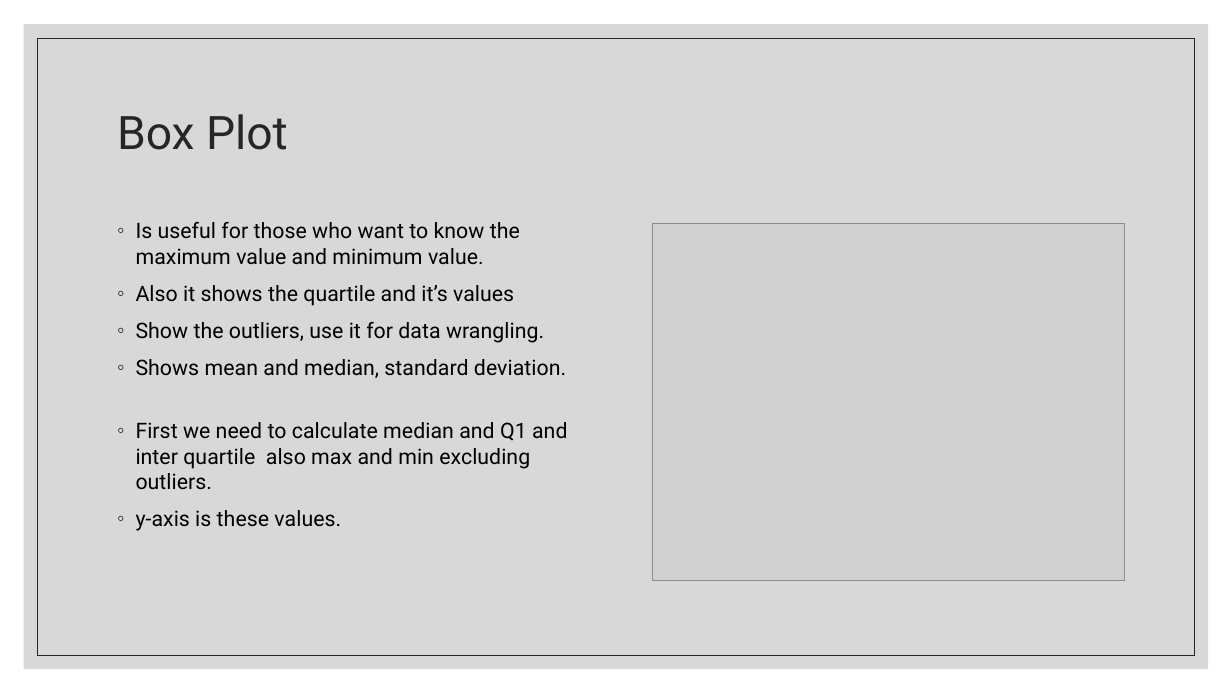
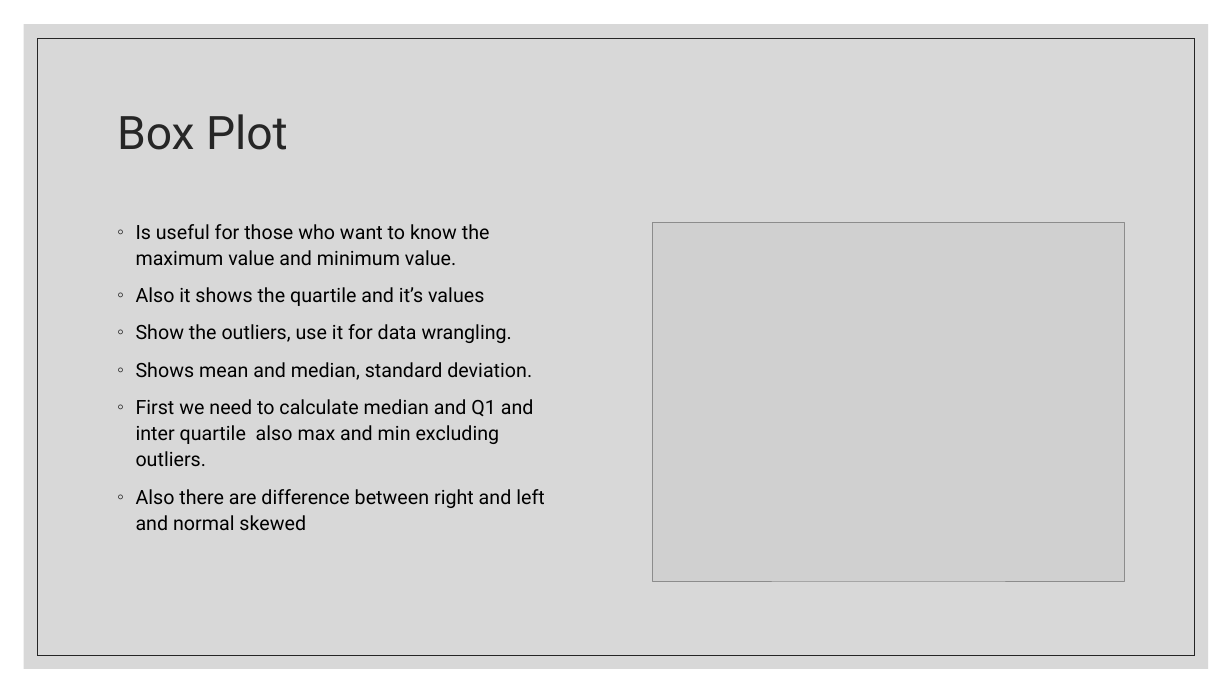
Before and after one commit to ah3asef/Probability_Report, a slide deck: slide 10 of Project.pptx. Drawn at 1232x693 pixels with LibreOffice and Linux fonts; fonts in the diff are those of the drawing; grey boxes stand for pictures. Boxes give left, top, right and bottom in pixels: in the first picture for what was removed or moved away, otherwise in the second. Text is boxed around its words. In the diff, an @@ line names an element or a change of style, - is before the commit and + after.

```diff
--- a/Project.pptx
+++ b/Project.pptx
@@ text at <box>136,224,534,466</box>: size 16.6 to 15.3 pt in "Is useful for those who want to ...", "Also it shows the quartile and it’s ...", "Show the outliers, use it for data ...", "Shows mean and median, standard deviation." and 1 more places; line spacing 1 to 1.1 @@
@@ text at <box>136,489,545,530</box>: text changed; size 16.6 to 15.3 pt @@
-◦ y-axis is these values.
+◦ Also there are difference between right and left and normal skewed
```
Also in this commit, not shown: 2 other files.
